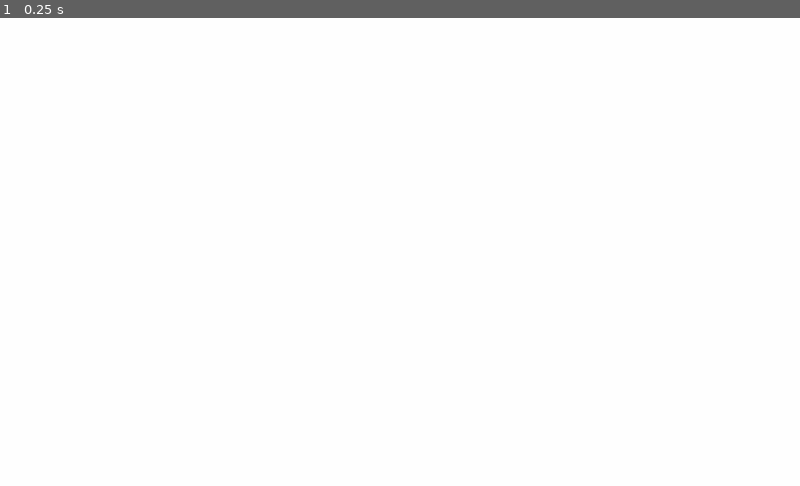
Above: before the commit, frame 1.
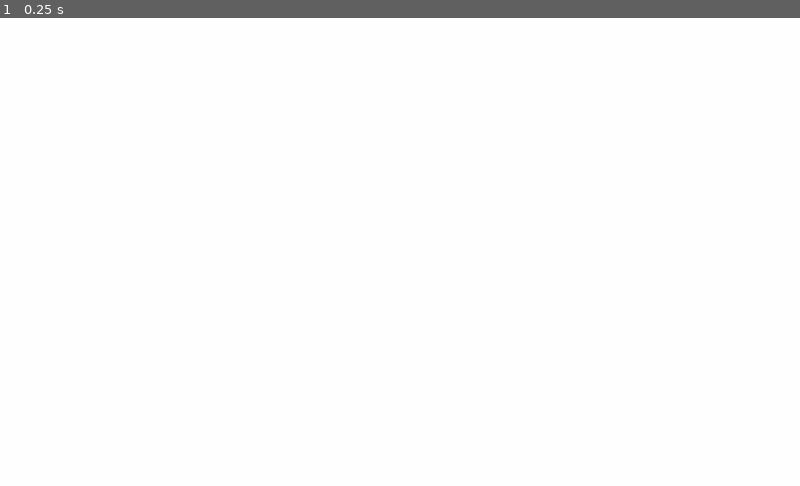
Above: after the commit, the same moment.

Repository: MilkAndBanana01/GODOT-FPS-Toolkit
Game: Godot game, scene res://World/World.tscn
Two runs of this game, one before a commit and one after it. Both use one fixed random seed, a clock stepped at 60 frames per second and the inputs below. A sky picture missing from this copy of the repository is replaced by a grey-blue gradient.
Inputs:
- Up to frame 1 (0.25 s): no input

The runs differ from the first frame. In frame 1, less than 0.1% of the frame differs, in the area x 48-52%, y 47-53%.
Error before the commit: Invalid get index 'mouse_sensitivity' (on base: 'Nil'). (res://Player/Camera/Zooming/Zooming.gd:12)

Commit message:
gravity and jumping

Diff:
--- a/GODOT FPS Toolkit (Godot 3.4)/Player/AP.gd
+++ b/GODOT FPS Toolkit (Godot 3.4)/Player/AP.gd
@@ -5,5 +5,8 @@
 var camera_zooming
 var camera_panning
 
+var gravity
+var jumping
+
 func _ready() -> void:
 	player = get_tree().current_scene.get_node("Player")
--- a/GODOT FPS Toolkit (Godot 3.4)/Player/Camera/Camera Settings.gd
+++ b/GODOT FPS Toolkit (Godot 3.4)/Player/Camera/Camera Settings.gd
@@ -5,8 +5,10 @@
 
 onready var head = Ap.player.get_node("Head")
 
+func _enter_tree() -> void:
+	Ap.camera_settings = self
+
 func _ready() -> void:
-	Ap.camera_settings = self
 	if enable:
 		Input.set_mouse_mode(Input.MOUSE_MODE_CAPTURED)
 
--- a/GODOT FPS Toolkit (Godot 3.4)/Player/Camera/Zooming/Zooming.gd
+++ b/GODOT FPS Toolkit (Godot 3.4)/Player/Camera/Zooming/Zooming.gd
@@ -9,13 +9,14 @@
 export var mouse_desensitivity_rate := 4.0
 
 onready var camera = Ap.player.get_node("Head/Camera")
-onready var current_sensitivity = Ap.camera_settings.mouse_sensitivity
 
+var current_sensitivity
 var current_fov
 var zoomedIn := false
 var enable_zoom : bool
 
 func _ready() -> void:
+	current_sensitivity = Ap.camera_settings.mouse_sensitivity
 	current_fov = camera.fov
 	Ap.camera_zooming = self
 
--- /dev/null
+++ b/GODOT FPS Toolkit (Godot 3.4)/Player/Movement/Gravity/Gravity.gd
@@ -0,0 +1,24 @@
+extends Node
+
+export var gravity_enabled := true
+export var gravity_rate := 1.0
+export var air_momentum := true
+export var custom_air_speed := 0.0
+export var custom_air_acceleration := 0.0
+
+onready var check_floor = Ap.player.get_node("Check Floor")
+
+var gravity : Vector3
+var snap : Vector3
+
+func _ready() -> void:
+	Ap.gravity = self
+
+func _physics_process(delta: float) -> void:
+	print(snap)
+	gravity = (gravity + (Vector3.DOWN * gravity_rate)) if snap == Vector3.ZERO else Vector3.ZERO
+	snap = -check_floor.get_collision_normal() if check_floor.is_colliding() else Vector3.ZERO
+	if Input.is_action_just_pressed("jump"):
+		snap = Vector3.ZERO
+		gravity = Vector3.UP * Ap.jumping.jump_height
+	Ap.player.move_and_slide_with_snap(gravity,snap,Vector3.UP)
--- /dev/null
+++ b/GODOT FPS Toolkit (Godot 3.4)/Player/Movement/Jumping/Jumping.gd
@@ -0,0 +1,10 @@
+extends Node
+
+export var jumping_enabled := true
+export var jump_height := 5.0
+export var maximum_jumps := 1
+
+var jump : Vector3
+
+func _ready() -> void:
+	Ap.jumping = self
--- /dev/null
+++ b/GODOT FPS Toolkit (Godot 3.4)/Player/Movement/Movement Settings.gd
@@ -0,0 +1,28 @@
+extends Node
+
+export(int,"Retro","Modern") var style := 0
+export var movement_speed := 10.0
+export var movement_acceleration := 1.0
+export var enable_friction := false
+export var friction_rate := 1.0
+
+var input : Vector2
+var direction : Vector3
+var velocity : Vector3
+
+func retroMovement(s):
+	velocity = Vector3.ZERO
+	velocity.x = direction.x * s
+	velocity.z = direction.z * s
+func modernMovement(s,a,d):
+	velocity = velocity.linear_interpolate(Vector3(direction.x,0,direction.z) * s, d * a)
+	applyFriction(friction_rate,d)
+func applyFriction(f,d):
+	if input == Vector2.ZERO and enable_friction:
+		velocity = velocity.linear_interpolate(Vector3.ZERO, d * f)
+
+func _physics_process(delta: float) -> void:
+	input = Input.get_vector("move_left","move_right","move_forward","move_back")
+	direction = (Ap.player.transform.basis * Vector3(input.x, 0, input.y)).normalized()
+	retroMovement(movement_speed) if style == 0 else modernMovement(movement_speed,movement_acceleration,delta)
+	Ap.player.move_and_slide(velocity,Vector3.UP)
--- a/GODOT FPS Toolkit (Godot 3.4)/Player/Sample Player/Player.tscn
+++ b/GODOT FPS Toolkit (Godot 3.4)/Player/Sample Player/Player.tscn
@@ -29,3 +29,7 @@
 current = true
 
 [node name="Debug Shape" parent="Head" instance=ExtResource( 1 )]
+
+[node name="Check Floor" type="RayCast" parent="."]
+enabled = true
+cast_to = Vector3( 0, -1.02, 0 )
--- a/GODOT FPS Toolkit (Godot 3.4)/Player/UI/HUD/HUD.gd
+++ b/GODOT FPS Toolkit (Godot 3.4)/Player/UI/HUD/HUD.gd
@@ -13,7 +13,7 @@
 	crosshair.position = Vector2(OS.get_window_size().x,OS.get_window_size().y) / 2
 	crosshair.scale = Vector2(0.5,0.5)
 	crosshair.name = "Crosshair"
-	AP.player.call_deferred("add_child",crosshair)
+	Ap.player.call_deferred("add_child",crosshair)
 
 func findImg(path):
 	var dir = Directory.new()
--- a/GODOT FPS Toolkit (Godot 3.4)/World/World.tscn
+++ b/GODOT FPS Toolkit (Godot 3.4)/World/World.tscn
@@ -1,18 +1,14 @@
-[gd_scene load_steps=9 format=2]
+[gd_scene load_steps=10 format=2]
 
 [ext_resource path="res://Player/Camera/Camera Settings.gd" type="Script" id=1]
 [ext_resource path="res://Player/Sample Player/Player.tscn" type="PackedScene" id=2]
 [ext_resource path="res://Environment/default_env.tres" type="Environment" id=3]
 [ext_resource path="res://Player/Camera/Panning/Panning.gd" type="Script" id=4]
 [ext_resource path="res://Player/Camera/Zooming/Zooming.gd" type="Script" id=5]
-
-[sub_resource type="BoxShape" id=1]
-
-[sub_resource type="SpatialMaterial" id=2]
-albedo_color = Color( 0.745098, 0.109804, 0.109804, 1 )
-
-[sub_resource type="CubeMesh" id=3]
-material = SubResource( 2 )
+[ext_resource path="res://Player/Movement/Movement Settings.gd" type="Script" id=6]
+[ext_resource path="res://Player/UI/HUD/HUD.gd" type="Script" id=7]
+[ext_resource path="res://Player/Movement/Jumping/Jumping.gd" type="Script" id=8]
+[ext_resource path="res://Player/Movement/Gravity/Gravity.gd" type="Script" id=9]
 
 [node name="WorldEnvironment" type="WorldEnvironment"]
 environment = ExtResource( 3 )
@@ -22,18 +18,8 @@
 width = 17.6598
 depth = 19.9429
 
-[node name="StaticBody" type="StaticBody" parent="."]
-transform = Transform( 9.45596, 0, 0, 0, 1, 0, 0, 0, 4.07479, 0, 4.00153, -4.50824 )
-visible = false
-
-[node name="CollisionShape" type="CollisionShape" parent="StaticBody"]
-shape = SubResource( 1 )
-
-[node name="MeshInstance" type="MeshInstance" parent="StaticBody/CollisionShape"]
-mesh = SubResource( 3 )
-
 [node name="Player" parent="." instance=ExtResource( 2 )]
-transform = Transform( 1, 0, 0, 0, 1, 0, 0, 0, 1, 0, 2.01989, 0 )
+transform = Transform( 1, 0, 0, 0, 1, 0, 0, 0, 1, 0, 6.04585, 0 )
 
 [node name="Camera Settings" type="Node" parent="Player"]
 script = ExtResource( 1 )
@@ -44,7 +30,19 @@
 [node name="Zooming" type="Node" parent="Player/Camera Settings"]
 script = ExtResource( 5 )
 zooming_enabled = true
-toggle_mode = true
-zoom_fov = 20.0
 
 [node name="Movement Settings" type="Node" parent="Player"]
+script = ExtResource( 6 )
+
+[node name="Gravity" type="Node" parent="Player/Movement Settings"]
+script = ExtResource( 9 )
+gravity_rate = 0.521
+
+[node name="Jumping" type="Node" parent="Player/Movement Settings/Gravity"]
+script = ExtResource( 8 )
+jump_height = 23.23
+
+[node name="UI" type="Node" parent="Player"]
+
+[node name="HUD" type="Node" parent="Player/UI"]
+script = ExtResource( 7 )
--- a/GODOT FPS Toolkit (Godot 3.4)/project.godot
+++ b/GODOT FPS Toolkit (Godot 3.4)/project.godot
@@ -29,6 +29,31 @@
 "events": [ Object(InputEventKey,"resource_local_to_scene":false,"resource_name":"","device":0,"alt":false,"shift":false,"control":false,"meta":false,"command":false,"pressed":false,"scancode":0,"physical_scancode":90,"unicode":0,"echo":false,"script":null)
  ]
 }
+move_left={
+"deadzone": 0.5,
+"events": [ Object(InputEventKey,"resource_local_to_scene":false,"resource_name":"","device":0,"alt":false,"shift":false,"control":false,"meta":false,"command":false,"pressed":false,"scancode":0,"physical_scancode":65,"unicode":0,"echo":false,"script":null)
+ ]
+}
+move_right={
+"deadzone": 0.5,
+"events": [ Object(InputEventKey,"resource_local_to_scene":false,"resource_name":"","device":0,"alt":false,"shift":false,"control":false,"meta":false,"command":false,"pressed":false,"scancode":0,"physical_scancode":68,"unicode":0,"echo":false,"script":null)
+ ]
+}
+move_back={
+"deadzone": 0.5,
+"events": [ Object(InputEventKey,"resource_local_to_scene":false,"resource_name":"","device":0,"alt":false,"shift":false,"control":false,"meta":false,"command":false,"pressed":false,"scancode":0,"physical_scancode":83,"unicode":0,"echo":false,"script":null)
+ ]
+}
+move_forward={
+"deadzone": 0.5,
+"events": [ Object(InputEventKey,"resource_local_to_scene":false,"resource_name":"","device":0,"alt":false,"shift":false,"control":false,"meta":false,"command":false,"pressed":false,"scancode":0,"physical_scancode":87,"unicode":0,"echo":false,"script":null)
+ ]
+}
+jump={
+"deadzone": 0.5,
+"events": [ Object(InputEventKey,"resource_local_to_scene":false,"resource_name":"","device":0,"alt":false,"shift":false,"control":false,"meta":false,"command":false,"pressed":false,"scancode":0,"physical_scancode":32,"unicode":0,"echo":false,"script":null)
+ ]
+}
 
 [physics]
 
